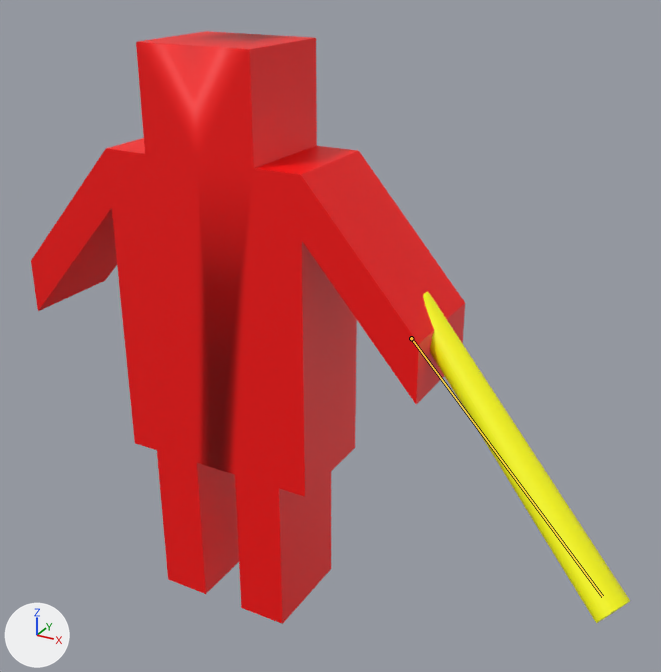
The FBX model 素材/3D/Player.fbx: old version first, new version second.
One viewpoint serves both versions: a 50 mm lens placed at (9.29, -13.28, 6.48), pointed at (2.46, -0.86, 0.27). Arrows for +X, +Y and +Z are at lower left; the lights stay in place. The older version comes first. Both versions are drawn at frame 1 of the action 'アーマチュア|00_Stop'; the numbers are the values there. The bones that change are drawn over the model as lines.

The first picture shows 'Cube', '円柱'.
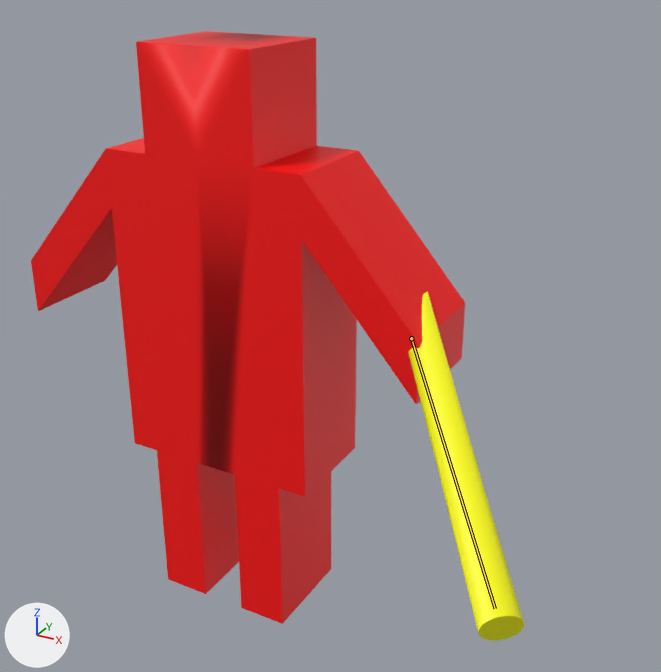
Pixel boxes [x1, y1, x2, y2] of what changed, in the pictures (661 x 672 px):
'円柱', posed (44% narrower)
    before: [423, 291, 630, 623]
    after: [408, 291, 524, 641]
bone 'Bone.003', root to tip
    before: (411, 338) to (602, 596)
    after: (411, 338) to (495, 608)

The change, as a list of edits to the scene's bpy script:
```text
Change bone_bone_003:
    where bone_bone_003 = bpy.data.objects['アーマチュア'].pose.bones['Bone.003']  # child of 'Bone.005.R'
    bone_bone_003.rotation_quaternion: (0.844, -0.423, 0.218, 0.248) -> (0.758, -0.347, 0.283, 0.474)  # degrees (-48, 35, 17) -> degrees (-23, 49, 53)
```
